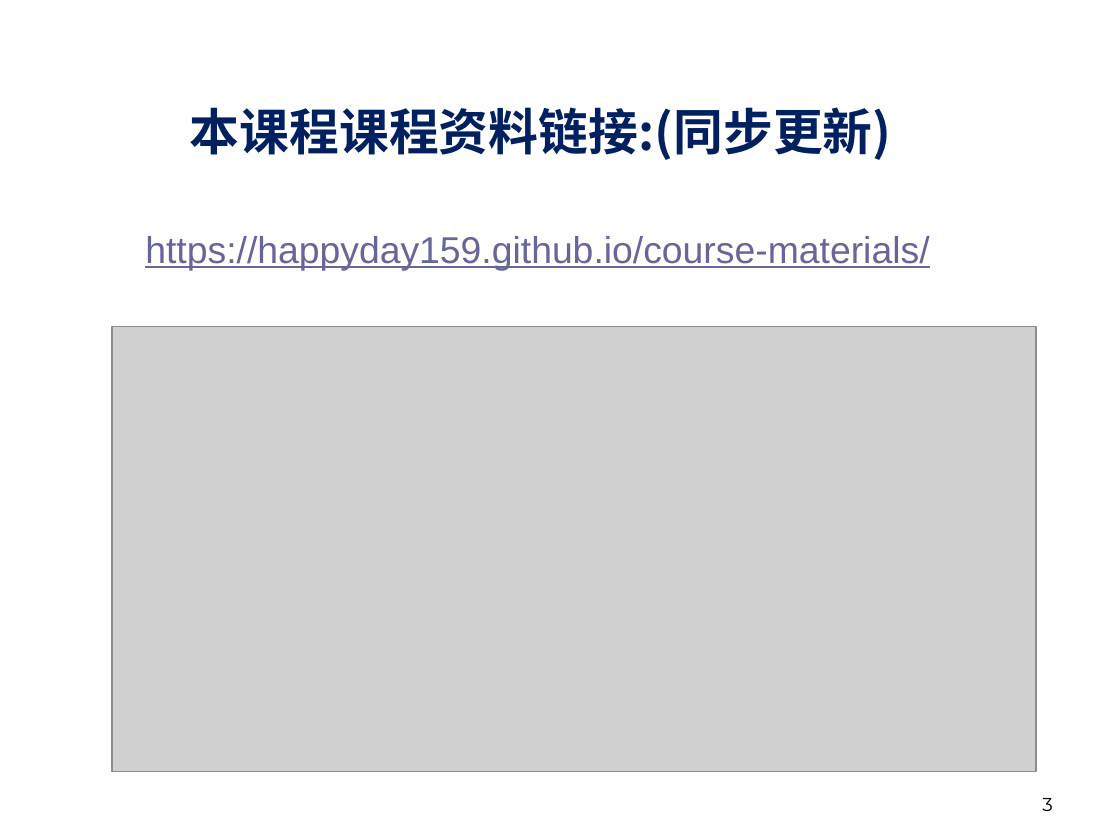
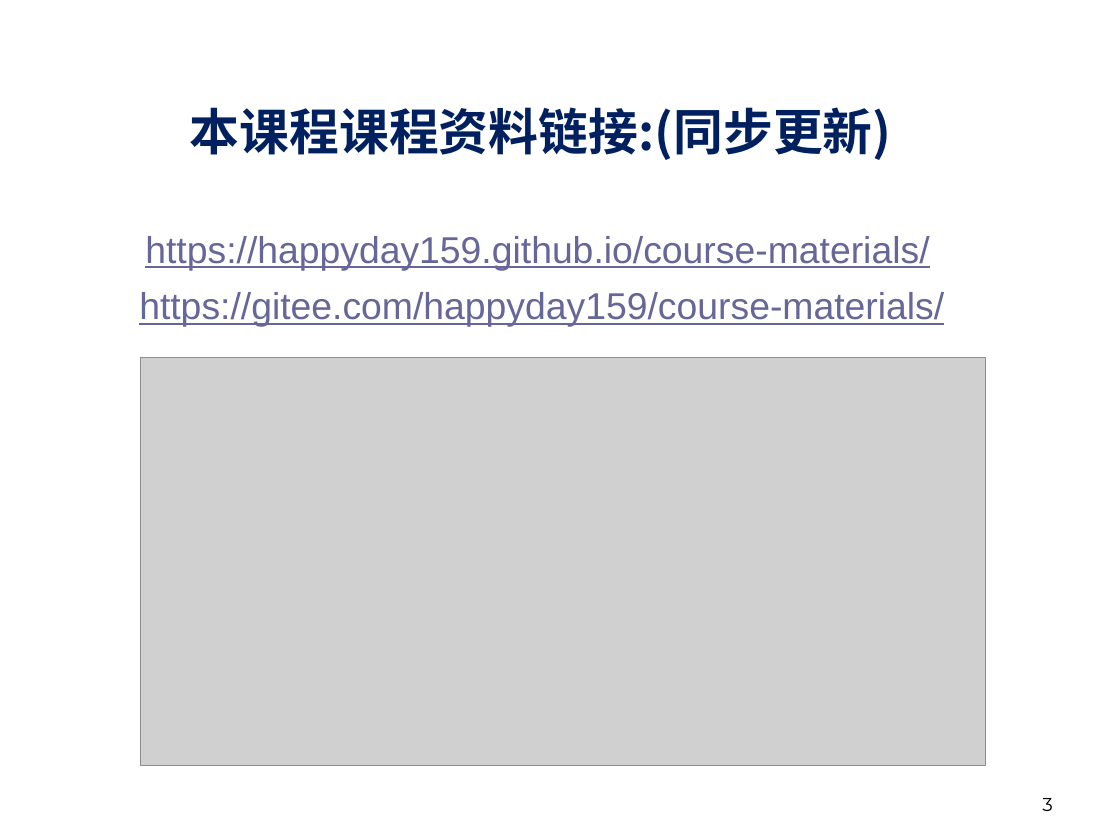
Before and after one commit to Happyday159/course-materials, a slide deck: slide 3 of files/lecture1a.pptx. Drawn at 1120x840 pixels with LibreOffice and Linux fonts; fonts in the diff are those of the drawing; grey boxes stand for pictures; background and template pictures are left out. Boxes give left, top, right and bottom in pixels: in the first picture for what was removed or moved away, otherwise in the second. Text is boxed around its words. In the diff, an @@ line names an element or a change of style, - is before the commit and + after.

```diff
--- a/files/lecture1a.pptx
+++ b/files/lecture1a.pptx
@@ text added at bbox=[139, 292, 944, 327], 24 pt, text #666699, underline @@
+https://gitee.com/happyday159/course-materials/
@@ picture: place and size @@
-picture at bbox=[112, 327, 1036, 773]
+picture at bbox=[140, 357, 986, 765]
```
Also in this commit, not shown: 2 other slides changed, 1 other file.
